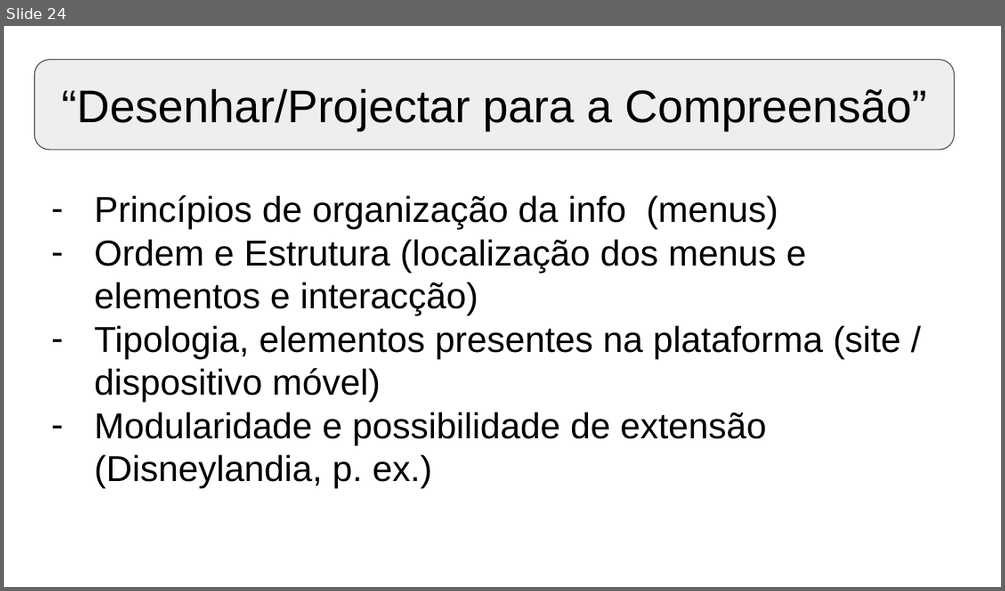
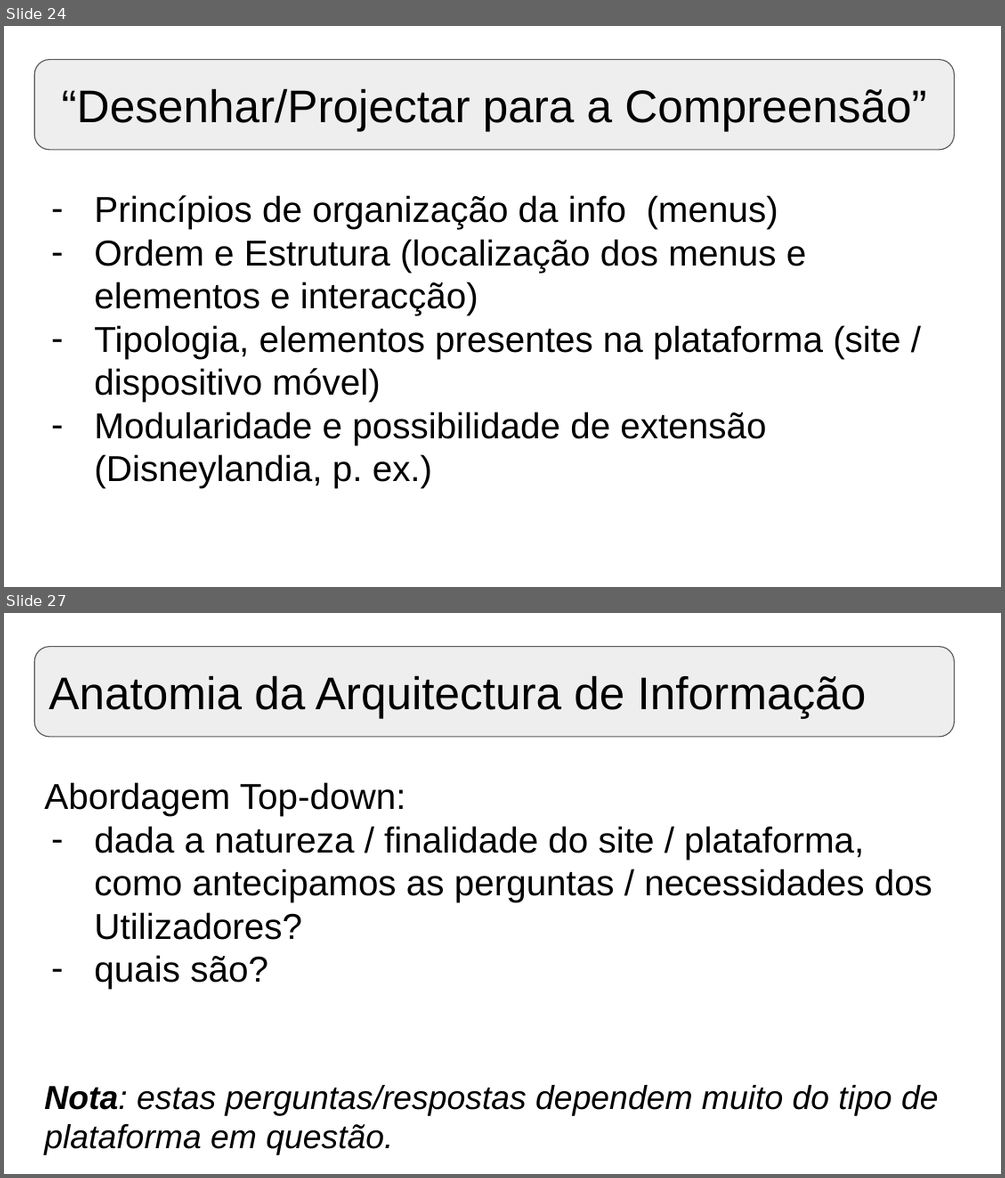
Before and after one commit to pedroccpimenta/aiwm, a slide deck: AIWM.pptx. Shown one above the other, each under a label of ours: slide 24 before the commit, slides 24 and 27 after it; the slides between them are not shown. The pictures are 1005x591 and 1005x1178 pixels, drawn with LibreOffice and Linux fonts; fonts in the diff are those of the drawing. Boxes give left, top, right and bottom in pixels: in the first picture for what was removed or moved away, otherwise in the second. Text is boxed around its words. In the diff, an @@ line names an element or a change of style, - is before the commit and + after.

```diff
--- a/AIWM.pptx
+++ b/AIWM.pptx
@@ slide 27 added at [4, 613, 1001, 1174], background #FFFFFF @@
@@ rounded rectangle added at [35, 647, 954, 737], fill #EEEEEE, outline #595959 0.75 pt, 33 pt, text #000000 @@
+Anatomia da Arquitectura de Informação
@@ text added at [44, 782, 938, 1155], 26 pt, text #000000 @@
+Abordagem Top-down:
+– dada a natureza / finalidade do site / plataforma, como antecipamos as perguntas / necessidades dos Utilizadores?
+– quais são?
+Nota: estas perguntas/respostas dependem muito do tipo de plataforma em questão.
```
Also in this commit, not shown: 1 slide changed, 19 other slides added, 1 slide removed, 1 other file.
